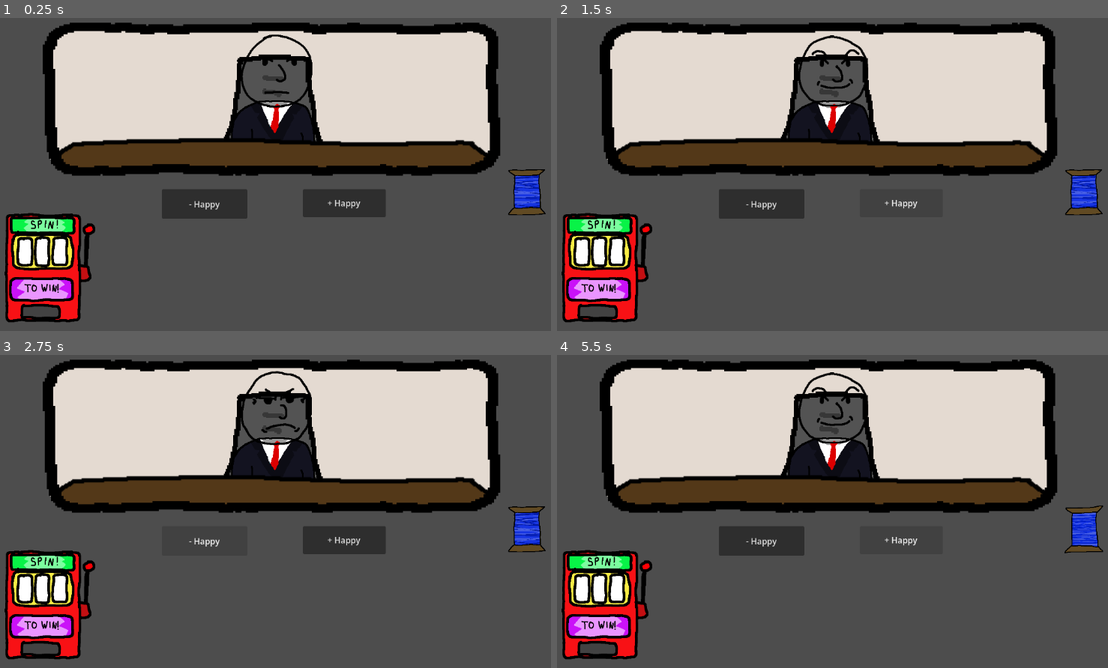
Above: before the commit, frames 1-4 (two rows, left to right).
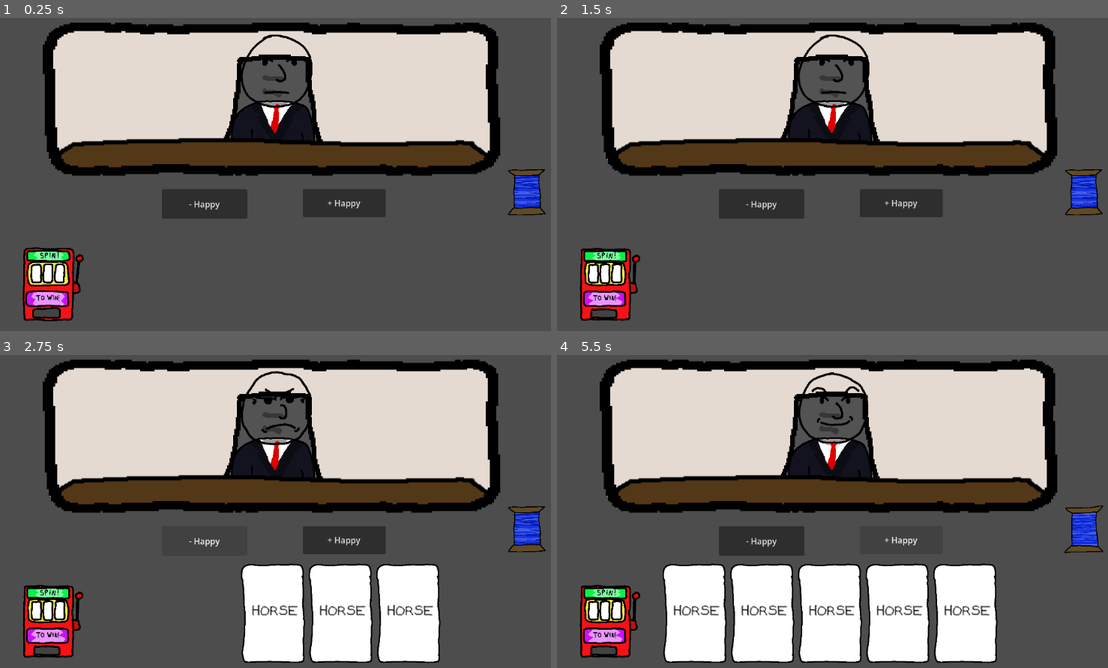
Above: after the commit, the same moments.

Repository: smelv384/spinittowinit
Game: Godot game, scene res://scenes/root.tscn
The game is run twice, just before and just after one commit, with the same random seed, the same clock (stepped at 60 frames per second) and the same inputs.
Inputs (mouse positions are in pixels of both pictures, inside the frame that each line leads up to; where the layout moved, square brackets give the same spot in the first picture):
- Up to frame 1 (0.25 s): no input
- Up to frame 2 (1.5 s): click "+ Happy" at 0.5 s; click (606, 284) [898, 202] at 1.25 s
- Up to frame 3 (2.75 s): click "- Happy" at 2 s
- Up to frame 4 (5.5 s): click "+ Happy" at 2.75 s; click "- Happy" at 3.5 s; click (606, 621) [898, 539] at 4.25 s; click "+ Happy" at 5 s

The runs differ from the first frame. In frame 1, 4.5% of the frame differs, in the area x 0-18%, y 62-98%; in frame 2, 5.0%; in frame 3, 15%; in frame 4, 22%, in the area x 0-80%, y 62-99%.

Commit message:
Creating card scenes, generation

Diff:
--- /dev/null
+++ b/card_factory.gd
@@ -0,0 +1,28 @@
+extends Node2D
+@onready var card_list: Node2D = $"../CardList"
+
+const MAX_HAND_LENGTH = 5
+
+# Called when the node enters the scene tree for the first time.
+func _ready() -> void:
+	pass # Replace with function body.
+
+
+# Called every frame. 'delta' is the elapsed time since the previous frame.
+func _process(delta: float) -> void:
+	pass
+
+func generate_card() -> void:
+	if (get_child_count() == MAX_HAND_LENGTH):
+		return
+	var new_card = load("res://scenes/Card.tscn")
+	var cardVars = randi()
+	if (cardVars % 2 == 0):
+		new_card.set_word("Horse")
+		new_card.set_multiplier(10)
+	else:
+		new_card.set_word("Banana")
+		new_card.set_multiplier(-10)
+
+	add_child(new_card)
+	print("adding child")
--- /dev/null
+++ b/card_list.gd
@@ -0,0 +1,45 @@
+extends Node2D
+@onready var card: Node2D = $Card
+
+
+const HAND_SIZE = 5
+const GENERATION_COUNT = 3
+
+var cards = []
+
+# Called when the node enters the scene tree for the first time.
+func _ready() -> void:
+	pass # Replace with function body.
+
+
+# Called every frame. 'delta' is the elapsed time since the previous frame.
+func _process(delta: float) -> void:
+	pass
+
+func generate_card_set() -> void:
+	for i in range(0, GENERATION_COUNT):
+		generate_card()
+
+func generate_card() -> void:
+	if (cards.size() >= HAND_SIZE):
+		return
+	var card_scene = load("res://scenes/Card.tscn")
+	var new_card = card_scene.instantiate()
+	var cardVars = randi()
+
+	# Insantiate variables
+	if (cardVars % 2 == 0):
+		#new_card.set_word("Horse")
+		print("Horse")
+		new_card.set_multiplier(10)
+	else:
+		#new_card.set_word("Banana")
+		print("Banana")
+		new_card.set_multiplier(-10)
+
+	if cards.size() == 0:
+		new_card.position.x = 0
+	else:
+		new_card.position.x = cards[cards.size() - 1].position.x - 250
+	cards.append(new_card)
+	add_child(new_card)
--- /dev/null
+++ b/scenes/Card.tscn
@@ -0,0 +1,52 @@
+[gd_scene format=3 uid="uid://djbagsbdit7ke"]
+
+[ext_resource type="Script" uid="uid://blw87utaasv2x" path="res://scenes/card.gd" id="1_40ytf"]
+[ext_resource type="Script" uid="uid://dqhym518subai" path="res://scenes/button.gd" id="1_qf083"]
+[ext_resource type="Texture2D" uid="uid://dkpai8jbglc73" path="res://assets/card-4.png" id="2_40ytf"]
+[ext_resource type="FontFile" uid="uid://dwi048wsqsr7p" path="res://assets/ShaemmfulScript-Regular.ttf" id="3_5273u"]
+
+[sub_resource type="AtlasTexture" id="AtlasTexture_kg30u"]
+atlas = ExtResource("2_40ytf")
+region = Rect2(0, 0, 241, 372)
+
+[sub_resource type="SpriteFrames" id="SpriteFrames_sy11y"]
+animations = [{
+"frames": [{
+"duration": 1.0,
+"texture": SubResource("AtlasTexture_kg30u")
+}],
+"loop": true,
+"name": &"default",
+"speed": 5.0
+}]
+
+[node name="Card" type="Node2D" unique_id=588610933]
+script = ExtResource("1_40ytf")
+
+[node name="Visuals" type="Node2D" parent="." unique_id=1586083946]
+
+[node name="AnimatedSprite2D" type="AnimatedSprite2D" parent="Visuals" unique_id=1923049653]
+sprite_frames = SubResource("SpriteFrames_sy11y")
+
+[node name="Label" type="Label" parent="Visuals" unique_id=1338140036]
+offset_left = -79.0
+offset_top = -31.999998
+offset_right = -10.0
+offset_bottom = -8.999998
+scale = Vector2(2.559999, 2.559999)
+theme_override_colors/font_color = Color(0, 0, 0, 1)
+theme_override_fonts/font = ExtResource("3_5273u")
+text = "hello"
+
+[node name="Button" type="Button" parent="Visuals" unique_id=1955599634]
+offset_left = -121.0
+offset_top = -181.0
+offset_right = -76.0
+offset_bottom = -150.0
+scale = Vector2(5.280002, 11.840002)
+flat = true
+script = ExtResource("1_qf083")
+
+[connection signal="mouse_entered" from="Visuals/Button" to="." method="_on_button_mouse_entered"]
+[connection signal="mouse_exited" from="Visuals/Button" to="." method="_on_button_mouse_exited"]
+[connection signal="pressed" from="Visuals/Button" to="." method="_on_button_pressed"]
--- /dev/null
+++ b/scenes/Slot_machine.tscn
@@ -0,0 +1,93 @@
+[gd_scene format=3 uid="uid://cykrw1bqpfhkq"]
+
+[ext_resource type="Script" uid="uid://c17dlub8fdt4r" path="res://scenes/slot_machine.gd" id="1_aa01d"]
+[ext_resource type="Texture2D" uid="uid://b33sp5iksjiim" path="res://assets/slot machine.png" id="1_xjw1r"]
+[ext_resource type="Texture2D" uid="uid://ddmutpdo2yijs" path="res://assets/slot machine intermediate 2.png" id="2_earev"]
+[ext_resource type="Texture2D" uid="uid://r7ty42cm8b1" path="res://assets/slot machine 2.png" id="2_yohb1"]
+[ext_resource type="Texture2D" uid="uid://bjsy15xl1166a" path="res://assets/slot machine intermediate 1.png" id="3_ls8sf"]
+[ext_resource type="Texture2D" uid="uid://q3ulkkvgudpi" path="res://assets/slot machine pushed 2.png" id="4_o4ud5"]
+[ext_resource type="Texture2D" uid="uid://bwyba37vt7erm" path="res://assets/slot machine pushed.png" id="5_ifgjw"]
+
+[sub_resource type="AtlasTexture" id="AtlasTexture_7y8nu"]
+atlas = ExtResource("2_earev")
+region = Rect2(0, 0, 322, 396)
+
+[sub_resource type="AtlasTexture" id="AtlasTexture_evat0"]
+atlas = ExtResource("3_ls8sf")
+region = Rect2(0, 0, 326, 396)
+
+[sub_resource type="AtlasTexture" id="AtlasTexture_bqnna"]
+atlas = ExtResource("4_o4ud5")
+region = Rect2(0, 0, 326, 396)
+
+[sub_resource type="AtlasTexture" id="AtlasTexture_r2xut"]
+atlas = ExtResource("5_ifgjw")
+region = Rect2(0, 0, 321, 388)
+
+[sub_resource type="AtlasTexture" id="AtlasTexture_7scc5"]
+atlas = ExtResource("1_xjw1r")
+region = Rect2(0, 0, 321, 388)
+
+[sub_resource type="AtlasTexture" id="AtlasTexture_2e0ow"]
+atlas = ExtResource("2_yohb1")
+region = Rect2(0, 0, 326, 396)
+
+[sub_resource type="SpriteFrames" id="SpriteFrames_puwce"]
+animations = [{
+"frames": [{
+"duration": 1.0,
+"texture": SubResource("AtlasTexture_7y8nu")
+}, {
+"duration": 1.0,
+"texture": SubResource("AtlasTexture_evat0")
+}],
+"loop": true,
+"name": &"intermediate",
+"speed": 5.0
+}, {
+"frames": [{
+"duration": 1.0,
+"texture": SubResource("AtlasTexture_bqnna")
+}, {
+"duration": 1.0,
+"texture": SubResource("AtlasTexture_r2xut")
+}],
+"loop": true,
+"name": &"lever_pressed",
+"speed": 5.0
+}, {
+"frames": [{
+"duration": 1.0,
+"texture": SubResource("AtlasTexture_7scc5")
+}, {
+"duration": 1.0,
+"texture": SubResource("AtlasTexture_2e0ow")
+}],
+"loop": true,
+"name": &"plain",
+"speed": 5.0
+}]
+
+[node name="SlotMachine" type="Node2D" unique_id=172359418]
+script = ExtResource("1_aa01d")
+
+[node name="AnimatedSprite2D" type="AnimatedSprite2D" parent="." unique_id=1791311711]
+sprite_frames = SubResource("SpriteFrames_puwce")
+animation = &"plain"
+autoplay = "plain"
+frame_progress = 0.7089825
+
+[node name="Button" type="Button" parent="AnimatedSprite2D" unique_id=306575274]
+offset_left = -163.0
+offset_top = -198.0
+offset_right = -153.0
+offset_bottom = -188.0
+scale = Vector2(27.633568, 39.62937)
+flat = true
+
+[node name="Timer" type="Timer" parent="." unique_id=1950221068]
+one_shot = true
+
+[connection signal="button_down" from="AnimatedSprite2D/Button" to="." method="_on_button_button_down"]
+[connection signal="button_up" from="AnimatedSprite2D/Button" to="." method="_on_button_button_up"]
+[connection signal="timeout" from="Timer" to="." method="_on_timer_timeout"]
--- /dev/null
+++ b/scenes/button.gd
@@ -0,0 +1,10 @@
+extends Button
+
+
+# Called when the node enters the scene tree for the first time.
+func _ready() -> void:
+	pass # Replace with function body.
+
+# Called every frame. 'delta' is the elapsed time since the previous frame.
+func _process(delta: float) -> void:
+	pass
--- /dev/null
+++ b/scenes/card.gd
@@ -0,0 +1,46 @@
+extends Node2D
+
+const SELECTED_POSITION_Y = -10.0
+const NON_SELECTED_POSITION_Y = 0.0
+const LERP_SMOOTHING = 1.0
+
+var word = "Horse"
+var multiplier = 10
+var hoverState = false
+@onready var label: Label = $Visuals/Label
+@onready var visuals: Node2D = $Visuals
+
+signal selected
+signal enter_hover_state
+signal exit_hover_state
+
+# Called when the node enters the scene tree for the first time.
+func _ready() -> void:
+	label.text = word
+
+
+# Called every frame. 'delta' is the elapsed time since the previous frame.
+func _process(delta: float) -> void:
+	if hoverState:
+		visuals.position.y = move_toward(visuals.position.y, SELECTED_POSITION_Y, LERP_SMOOTHING)
+	else:
+		visuals.position.y = move_toward(visuals.position.y, NON_SELECTED_POSITION_Y, LERP_SMOOTHING)
+
+func set_word(new_word: String) -> void:
+	word = new_word
+	label.text = new_word
+
+func set_multiplier(new_multiplier: int) -> void:
+	multiplier = new_multiplier
+
+
+func _on_button_mouse_entered() -> void:
+	hoverState = true
+	enter_hover_state.emit(multiplier)
+
+func _on_button_mouse_exited() -> void:
+	hoverState = false
+	exit_hover_state.emit(multiplier)
+
+func _on_button_pressed() -> void:
+	selected.emit(multiplier)
--- a/scenes/client.gd
+++ b/scenes/client.gd
@@ -7,6 +7,7 @@
 var current_face:int
 var happiness:int=0
 
+@onready var button: Button = $Button
 @onready var face := $Face
 
 func _ready():
@@ -31,7 +32,23 @@
 # No bounds checking lmao
 func hover_happy():
 	face.texture=load(faces[current_face+1])
+
 func hover_angry():
 	face.texture=load(faces[current_face-1])
+
 func unhover():
 	face.texture=load(faces[current_face])
+
+func _on_card_enter_hover_state(multiplier: int) -> void:
+	if (multiplier > 0):
+		face.texture=load(faces[current_face+1])
+	elif (multiplier < 0):
+		face.texture=load(faces[current_face-1])
+
+
+func _on_card_exit_hover_state() -> void:
+	face.texture=load(faces[current_face])
+
+
+func _on_card_selected(multiplier: int) -> void:
+	change_happiness(multiplier)
--- /dev/null
+++ b/scenes/hand.gd
@@ -0,0 +1,17 @@
+extends Node2D
+
+@onready var card_list: Node2D = $CardList
+
+
+# Called when the node enters the scene tree for the first time.
+func _ready() -> void:
+	pass # Replace with function body.
+
+
+# Called every frame. 'delta' is the elapsed time since the previous frame.
+func _process(delta: float) -> void:
+	pass
+
+
+func _on_slot_machine_generate_cards() -> void:
+	card_list.generate_card_set()
--- /dev/null
+++ b/scenes/hand.tscn
@@ -0,0 +1,10 @@
+[gd_scene format=3 uid="uid://cc5xutgsjfnii"]
+
+[ext_resource type="Script" uid="uid://bn4eyndv7ns22" path="res://card_list.gd" id="1_cmdsa"]
+[ext_resource type="Script" uid="uid://m3vmt2rypv81" path="res://scenes/hand.gd" id="1_k7pjy"]
+
+[node name="Hand" type="Node2D" unique_id=760075762]
+script = ExtResource("1_k7pjy")
+
+[node name="CardList" type="Node2D" parent="." unique_id=190899388]
+script = ExtResource("1_cmdsa")
--- a/scenes/root.tscn
+++ b/scenes/root.tscn
@@ -1,15 +1,11 @@
 [gd_scene format=3 uid="uid://dsmf8bxakf02x"]
 
-[ext_resource type="Texture2D" uid="uid://bjnowk78ku7b3" path="res://assets/slot machine.png" id="3_jh1ax"]
-[ext_resource type="PackedScene" uid="uid://3571ru6h4023" path="res://scenes/Client.tscn" id="3_lrqlo"]
-[ext_resource type="PackedScene" uid="uid://bqcuy3lwqyfy4" path="res://scenes/animated_spool.tscn" id="3_sqa0i"]
+[ext_resource type="PackedScene" uid="uid://cykrw1bqpfhkq" path="res://scenes/Slot_machine.tscn" id="3_jh1ax"]
+[ext_resource type="PackedScene" path="res://scenes/Client.tscn" id="3_lrqlo"]
+[ext_resource type="PackedScene" uid="uid://bqcuy3lwqyfy4" path="res://scenes/Animated_spool.tscn" id="3_sqa0i"]
+[ext_resource type="PackedScene" uid="uid://cc5xutgsjfnii" path="res://scenes/hand.tscn" id="5_kycxp"]
 
 [node name="Camera2D" type="Camera2D" unique_id=1384002051]
-
-[node name="SlotMachine" type="Sprite2D" parent="." unique_id=881863777]
-position = Vector2(-456.99997, 172)
-scale = Vector2(0.5397196, 0.5397195)
-texture = ExtResource("3_jh1ax")
 
 [node name="Button" type="Button" parent="." unique_id=1605488120]
 offset_left = 29.0
@@ -28,9 +24,17 @@
 [node name="Client" parent="." unique_id=2118541271 instance=ExtResource("3_lrqlo")]
 position = Vector2(-28, -93)
 
-[node name="Node2D" parent="." unique_id=1572199758 instance=ExtResource("3_sqa0i")]
+[node name="Spool" parent="." unique_id=1572199758 instance=ExtResource("3_sqa0i")]
 position = Vector2(459, 27.000004)
 scale = Vector2(0.3584955, 0.3584955)
+
+[node name="SlotMachine" parent="." unique_id=172359418 instance=ExtResource("3_jh1ax")]
+position = Vector2(-450.99997, 203.99998)
+scale = Vector2(0.3599987, 0.3599987)
+
+[node name="Hand" parent="." unique_id=760075762 instance=ExtResource("5_kycxp")]
+position = Vector2(232, 189)
+scale = Vector2(0.52000004, 0.52000004)
 
 [connection signal="mouse_entered" from="Button" to="Client" method="hover_happy"]
 [connection signal="mouse_exited" from="Button" to="Client" method="unhover"]
@@ -38,3 +42,4 @@
 [connection signal="mouse_entered" from="Button2" to="Client" method="hover_angry"]
 [connection signal="mouse_exited" from="Button2" to="Client" method="unhover"]
 [connection signal="pressed" from="Button2" to="Client" method="change_happiness" binds= [-10]]
+[connection signal="generate_cards" from="SlotMachine" to="Hand" method="_on_slot_machine_generate_cards"]
--- /dev/null
+++ b/scenes/slot_machine.gd
@@ -0,0 +1,47 @@
+extends Node2D
+
+@onready var animated_sprite_2d: AnimatedSprite2D = $AnimatedSprite2D
+@onready var timer: Timer = $Timer
+
+const INTERMEDIATE_PRESSED_LABEL = "intermediate"
+const LEVER_PRESSED_LABEL = "lever_pressed"
+const DEFAULT_ANIMATION_LABEL = "plain"
+const DIFF_FOR_INTERMEDIATE = 10
+const DIFF_FOR_PUSHED = 10
+
+var clicked = false
+var pressed = false
+var initialMousePosition
+
+signal generate_cards
+
+# Called when the node enters the scene tree for the first time.
+func _ready() -> void:
+	pass # Replace with function body.
+
+
+# Called every frame. 'delta' is the elapsed time since the previous frame.
+func _process(delta: float) -> void:
+	if clicked:
+		var curr_mouse_position = get_global_mouse_position()
+		if curr_mouse_position.y - initialMousePosition.y > (DIFF_FOR_INTERMEDIATE + DIFF_FOR_PUSHED):
+			animated_sprite_2d.play(LEVER_PRESSED_LABEL)
+			pressed = true
+		elif curr_mouse_position.y - initialMousePosition.y > DIFF_FOR_INTERMEDIATE:
+			animated_sprite_2d.play(INTERMEDIATE_PRESSED_LABEL)
+
+	else:
+		animated_sprite_2d.play(DEFAULT_ANIMATION_LABEL)
+
+func _on_button_button_down() -> void:
+	initialMousePosition = get_global_mouse_position()
+	clicked = true
+
+func _on_button_button_up() -> void:
+	clicked = false
+	timer.start()
+
+# When slot machine is done running, generate new cards (emit signal to do so)
+func _on_timer_timeout() -> void:
+	generate_cards.emit()
+	print("Generating cards from slot machine")
--- /dev/null
+++ b/scenes/value.gd
@@ -0,0 +1,22 @@
+extends Node2D
+
+var word
+var multiplier
+@onready var label: Label = $"../Visuals/Label"
+
+
+# Called when the node enters the scene tree for the first time.
+func _ready() -> void:
+	pass # Replace with function body.
+
+
+# Called every frame. 'delta' is the elapsed time since the previous frame.
+func _process(delta: float) -> void:
+	pass
+
+func set_word(new_word: String) -> void:
+	word = new_word
+	label.text = new_word
+
+func set_multiplier(new_multiplier: int) -> void:
+	multiplier = new_multiplier
Not shown, changed: assets/Annotation.png.import
Not shown, changed: assets/Background.png.import
Not shown, changed: assets/Caligraphr font.png.import
Not shown, changed: assets/Desk top.png.import
Not shown, changed: assets/Font.png.import
Not shown, changed: assets/Mockup.png.import
Binary file added: assets/ShaemmfulScript-Regular.ttf
Not shown, added: assets/ShaemmfulScript-Regular.ttf.import
Not shown, changed: assets/Suit torso.png.import
Not shown, changed: assets/card-1.png.import
Not shown, changed: assets/card-2.png.import
Not shown, changed: assets/card-3.png.import
(and 25 more such lines)
